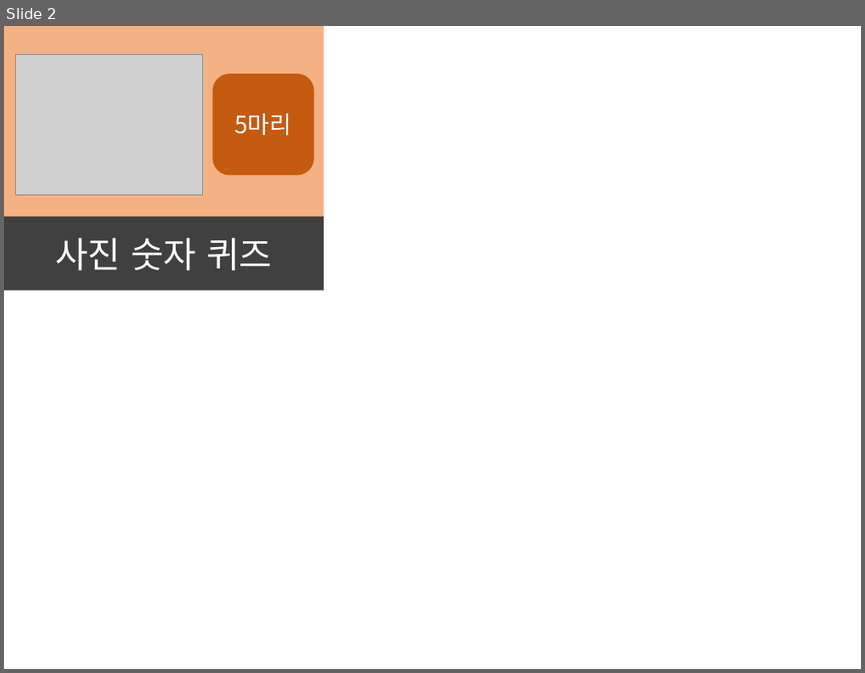
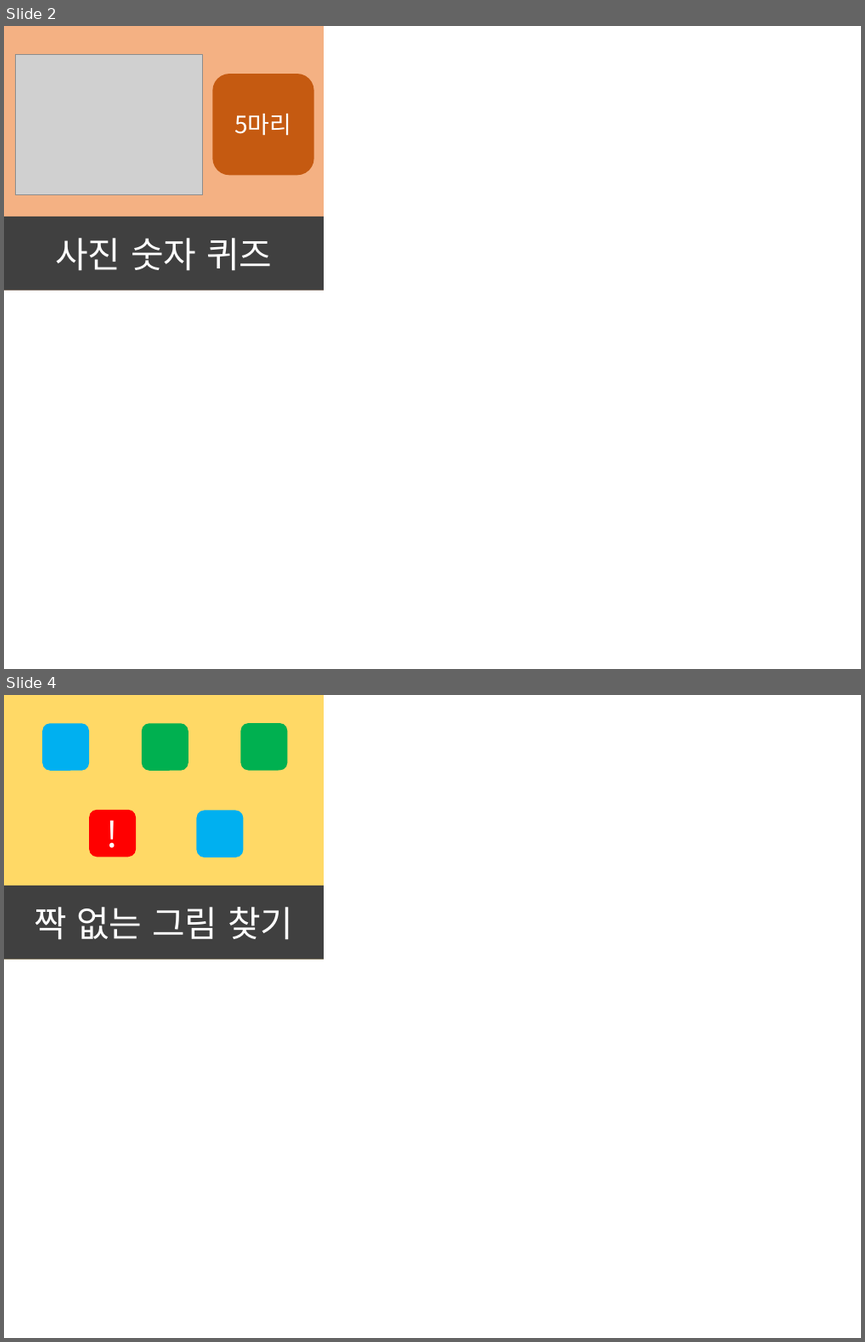
Before and after one commit to greatelv/project.WeMakeGenius, a slide deck: WebContent/assets/img/intention/게임선택.pptx. Shown one above the other, each under a label of ours: slide 2 before the commit, slides 2 and 4 after it; the slides between them are not shown. The pictures are 865x673 and 865x1342 pixels, drawn with LibreOffice and Linux fonts; fonts in the diff are those of the drawing; grey boxes stand for pictures. Boxes give left, top, right and bottom in pixels: in the first picture for what was removed or moved away, otherwise in the second. Text is boxed around its words. In the diff, an @@ line names an element or a change of style, - is before the commit and + after.

```diff
--- a/WebContent/assets/img/intention/게임선택.pptx
+++ b/WebContent/assets/img/intention/게임선택.pptx
@@ slide 4 added at (x1=4, y1=695, x2=861, y2=1338), background #FFFFFF @@
@@ group added at (x1=4, y1=695, x2=324, y2=959): 5 rounded rectangles, 2 rectangles @@
+짝 없는 그림 찾기
+!
```
Also in this commit, not shown: 1 other slide added, 1 slide removed, 25 other files.
